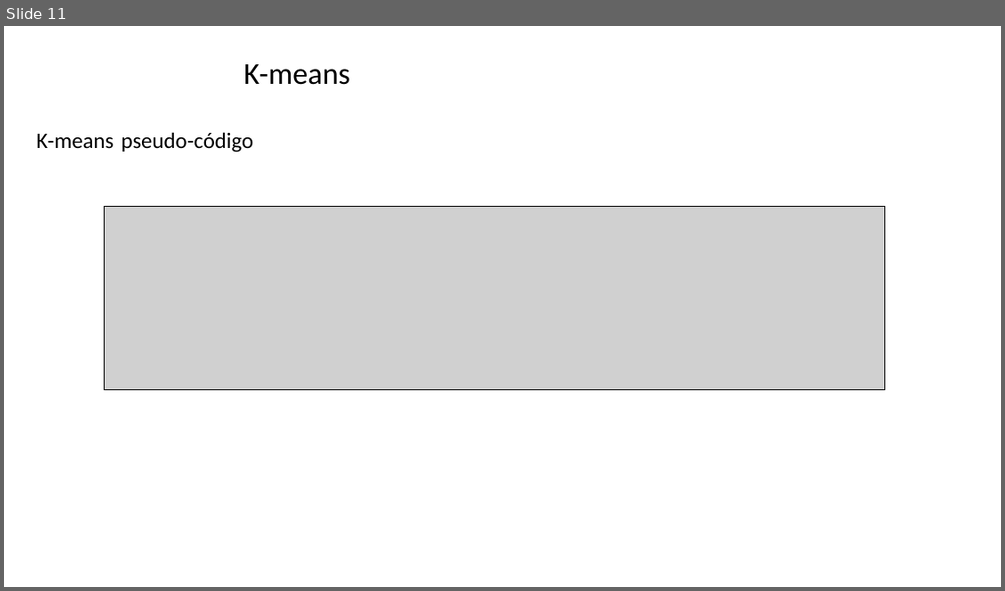
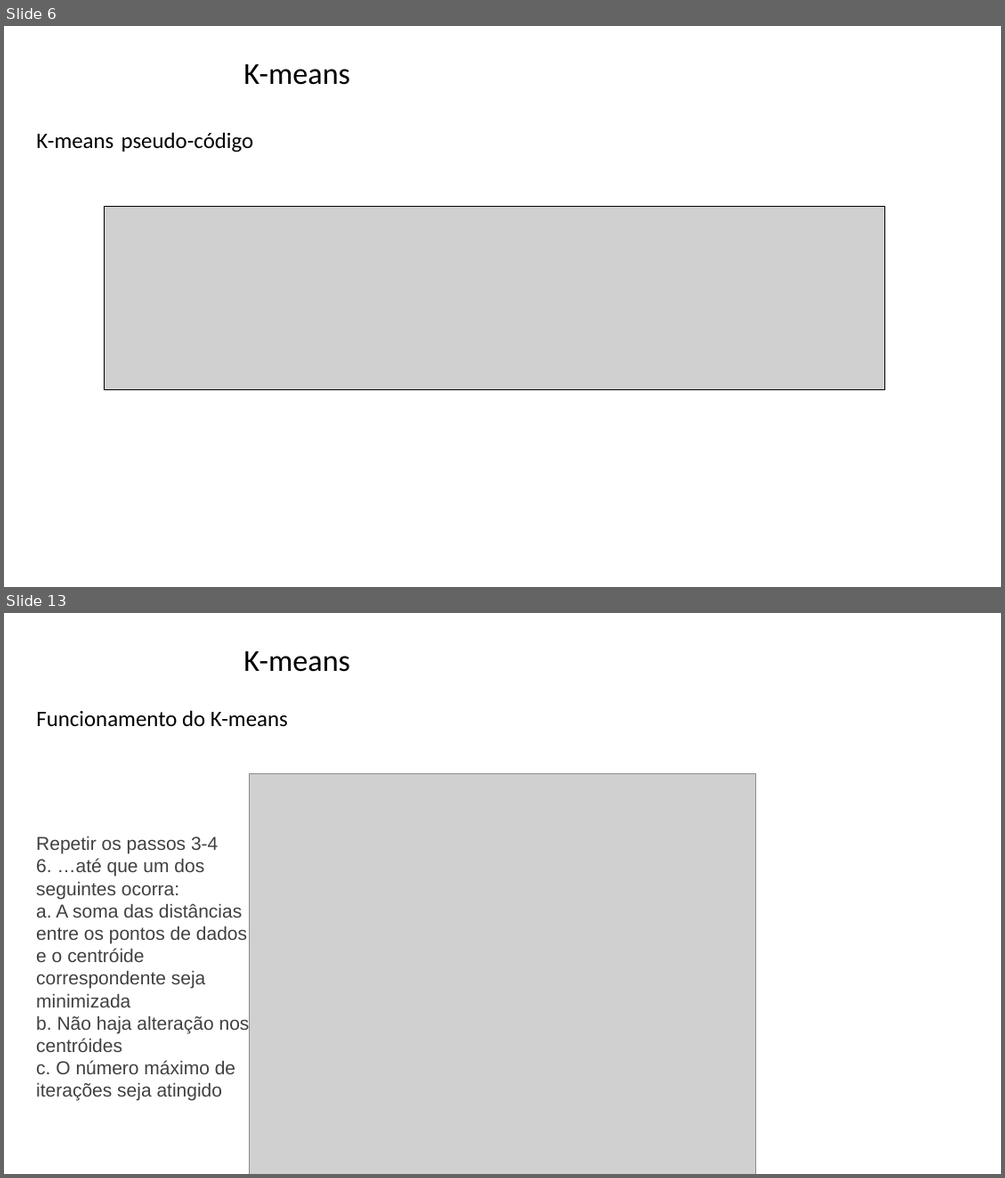
Before and after one commit to zz4fap/tp557-iot-ml, a slide deck: slides/TP557_16_detecção_de_anomalias.pptx. Shown one above the other, each under a label of ours: slide 11 before the commit, slides 6 and 13 after it; the slides between them are not shown. The pictures are 1005x591 and 1005x1178 pixels, drawn with LibreOffice and Linux fonts; fonts in the diff are those of the drawing; grey boxes stand for pictures; background and template pictures are left out. Boxes give left, top, right and bottom in pixels: in the first picture for what was removed or moved away, otherwise in the second. Text is boxed around its words. In the diff, an @@ line names an element or a change of style, - is before the commit and + after.

```diff
--- a/slides/TP557_16_detecção_de_anomalias.pptx
+++ b/slides/TP557_16_detecção_de_anomalias.pptx
@@ slide 13 added at (x1=4, y1=613, x2=1001, y2=1174), background picture (left out) @@
@@ title added at (x1=243, y1=651, x2=350, y2=672), 29.3 pt, text #000000 @@
+K-means
@@ text added at (x1=36, y1=710, x2=288, y2=727), 21.3 pt, text #000000 @@
+Funcionamento do K-means
@@ picture added at (x1=250, y1=774, x2=756, y2=1174) @@
@@ text added at (x1=36, y1=835, x2=250, y2=1074), 18 pt, text #404040 @@
+Repetir os passos 3-4
+6. …até que um dos seguintes ocorra:
+a. A soma das distâncias entre os pontos de dados e o centróide correspondente seja minimizada
+b. Não haja alteração nos centróides
+c. O número máximo de iterações seja atingido
@@ what was slide 11 is now slide 6 @@
```
Also in this commit, not shown: 5 slides changed, 8 other slides added, 1 slide removed.
